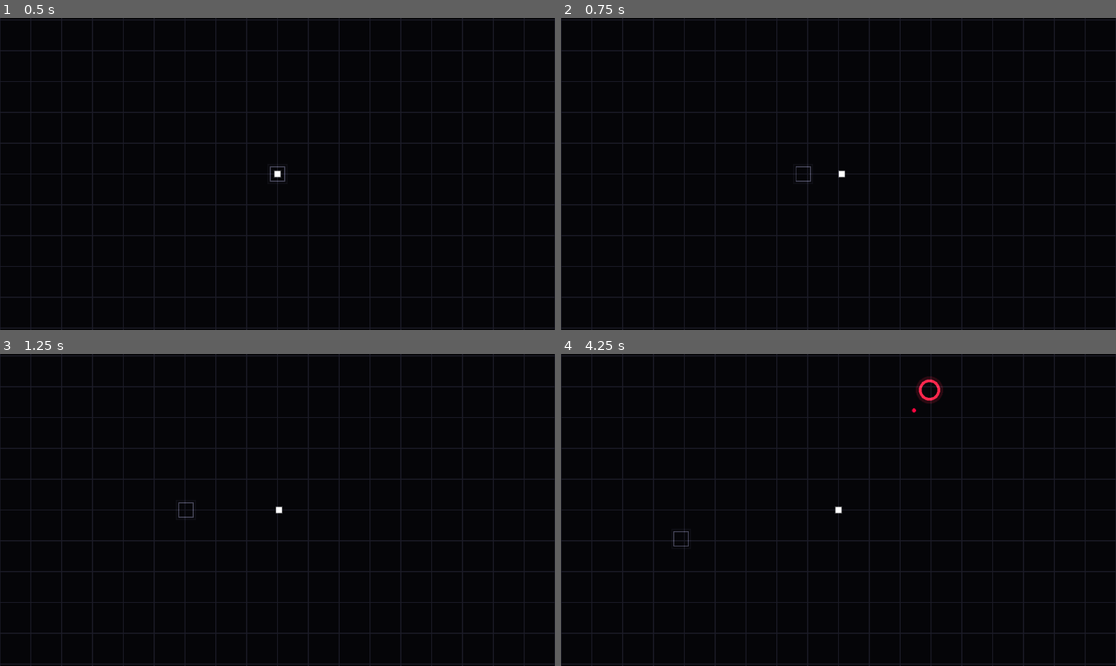
Above: before the commit, frames 1-4 (two rows, left to right).
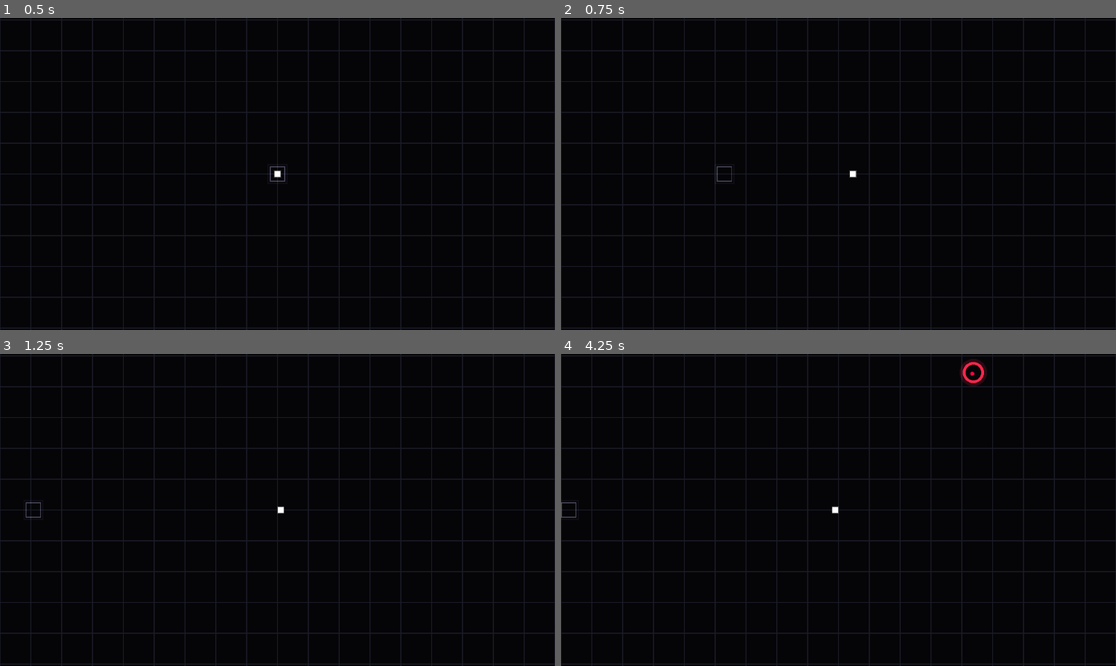
Above: after the commit, the same moments.

Repository: AnonymousXavier/ink-void
Game: Godot game, scene res://Scenes/world.tscn
The game is run twice, just before and just after one commit, with the same random seed, the same clock (stepped at 60 frames per second) and the same inputs.
Inputs (mouse positions are in pixels of both pictures, inside the frame that each line leads up to):
- Up to frame 1 (0.5 s): no input
- Up to frame 2 (0.75 s): tap Enter at 0.5 s; move the mouse to (960, 158) at 0.52 s; hold Right (right) from 0.53 s (still down); tap Shift (dash) at 0.6 s; click (960, 158) at 0.67 s
- Up to frame 3 (1.25 s): keep holding Right (right); tap Space (parry) at 0.8 s
- Up to frame 4 (4.25 s): move the mouse to (727, 525) at 1.27 s; release Right (right) at 1.28 s; hold Down (down) 1.28-2.03 s; tap Space (parry) at 1.35, 2.3, 2.85, 3.8 s; tap Shift (dash) at 1.55, 2.1, 3.05, 3.6 s; move the mouse to (894, 441) at 2.02 s; hold Right (right) 2.03-2.78 s; move the mouse to (810, 572) at 2.77 s; hold Up (up) 2.78-3.53 s; click (810, 572) at 2.92 s; move the mouse to (1005, 556) at 3.52 s; hold Left (left) from 3.53 s (still down)

Frame 1 is identical in both runs. In frame 2, 0.1% of the frame differs, in the area x 28-54%, y 47-53%; in frame 3, 0.1%; in frame 4, 0.6%, in the area x 0-77%, y 1-62%.

Commit message:
Finalized Dash

Diff:
--- a/AutoLoads/Factories.gd
+++ b/AutoLoads/Factories.gd
@@ -11,6 +11,7 @@
 	var alignment_data = AlignmentData.new()
 	var countdown_data = CountDownData.new()
 	var parry_data = ParryData.new()
+	var dash_data = DashData.new()
 
 	transform_data.position = spawn_pos
 	render_data.texture = Cache.textures_dict[Enums.ENTITY_TYPES.PLAYER]
@@ -26,6 +27,7 @@
 	entity_manager.alignment_components[id] = alignment_data
 	entity_manager.parry_components[id] = parry_data
 	entity_manager.velocity_components[id] = velocity_data
+	entity_manager.dash_components[id] = dash_data
 
 	entity_manager.active_entities.append(id)
 	entity_manager.player_id = id
--- a/Scenes/world.gd
+++ b/Scenes/world.gd
@@ -26,6 +26,7 @@
 @onready var flash_system: FlashSystem = $FlashSystem
 @onready var dash_system: DashSystem = $DashSystem
 @onready var wave_system: WaveSystem = $WaveSystem
+@onready var shockwave_system: ShockwaveSystem = $ShockwaveSystem
 
 
 var player_spawned: bool = false
@@ -59,6 +60,7 @@
 	enemy_manager.update()
 
 	wave_system.update(delta)
+	shockwave_system.update(delta)
 	camera_shake_system.update(delta)
 	camera.update()
 
--- a/Systems/player_controller_system.gd
+++ b/Systems/player_controller_system.gd
@@ -25,15 +25,19 @@
 
 		return # Completely lock out all player input and actions!
 
+	var dash = entity_manager.dash_components.get(player_id)
+	var is_dashing = dash and dash.is_dashing
+
 	# MOVEMENT STATES
-	if parry.current_state == ParryData.State.READY:
-		velocity.direction = input.direction
+	if not is_dashing:
+		if parry.current_state == ParryData.State.READY:
+			velocity.direction = input.direction
 
-	elif parry.current_state == ParryData.State.PARRYING:
-		velocity.direction = input.direction * 0.5 # Slowed during active frames
+		elif parry.current_state == ParryData.State.PARRYING:
+			velocity.direction = input.direction * 0.5 # Slowed during active frames
 
-	elif parry.current_state == ParryData.State.RECOVERING:
-		velocity.direction = Vector2.ZERO # Locked!
+		elif parry.current_state == ParryData.State.RECOVERING:
+			velocity.direction = Vector2.ZERO # Locked!
 
 	# TIME FREEZE & RELEASE STATE
 	elif parry.current_state == ParryData.State.FROZEN_AIMING:
@@ -63,11 +67,10 @@
 
 				SceneInstances.events_manager.add_event({"type": Enums.EVENT_TYPES.SCREEN_SHAKE, "amount": 0.8})
 
-		var dash = entity_manager.dash_components.get(player_id)
 
-		# Dash
-		if not dash or not dash.is_dashing:
-			if input.direction != Vector2.ZERO:
-				velocity.direction = input.direction.normalized()
-			else:
-				velocity.direction = Vector2.ZERO
+	# DAHS
+	if not dash or not dash.is_dashing:
+		if input.direction != Vector2.ZERO:
+			velocity.direction = input.direction.normalized()
+		else:
+			velocity.direction = Vector2.ZERO
